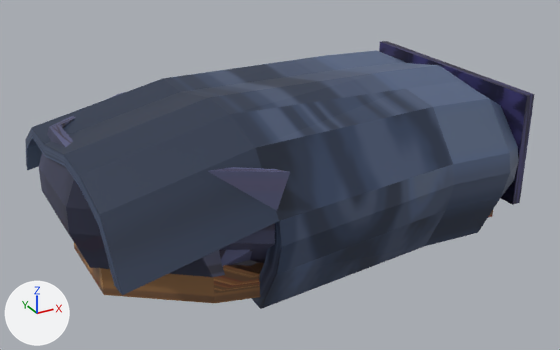
Before and after pictures for a commit that changed the Blender file Assets/Art/RoomConstruction.blend.
Camera for both pictures: a 50 mm camera at (-62.1, -153.5, 75.4) aimed at (7.8, -26.4, 11.8). Lighting does not change. The marker at lower left points along +X, +Y and +Z.

Script lines for the objects in view, before the commit:
```python
mat_material_001 = principled_material('Material.001')
mat_material_001.texture = img_floorblue_png
mat_material_003 = principled_material('Material.003')
mat_material_003.texture = img_backwallpurple_png
me_cube = bpy.data.meshes.new('Cube')
me_cube.from_pydata(...)  # 78 vertices, 63 faces; spans x -1.39..1.0, y -1.21..1.21, z -1.0..10.97
me_cube.materials.append(mat_material)  # picture img_floororange_png
me_cube_005 = bpy.data.meshes.new('Cube.005')
me_cube_005.from_pydata(...)  # 120 vertices, 118 faces; spans x -2.4..2.3, y -2.4..56.9, z -1.6..0.8
me_cube_005.materials.append(mat_material_001)  # picture img_floorblue_png
me_cube_006 = bpy.data.meshes.new('Cube.006')
me_cube_006.from_pydata(...)  # a box spanning x -1.0..1.0, y -1.0..1.0, z -1.0..1.0
me_cube_006.materials.append(mat_material_004)  # picture img_frontwallpurple_png
me_cube_007 = bpy.data.meshes.new('Cube.007')
me_cube_007.from_pydata(...)  # 48 vertices, 46 faces; spans x -3.8..29.7, y -1.5..1.3, z -1.3..1.0
me_cube_007.materials.append(mat_material_003)  # picture img_backwallpurple_png
# before: 0 (16.7, -1.2, -1.0) at pixel (212, 277), 12 (29.7, -1.0, -1.3), 30 (13.8, -1.2, -0.3), 31 (25.2, -1.5, -0.3) at pixel (274, 243)
ob_backwall = bpy.data.objects.new('BackWall', me_cube_006)
ob_backwall.location = (53.0, -22.8, 15.8)
ob_backwall.scale = (1.0, 25.0, 12.0)
ob_centerroof = bpy.data.objects.new('CenterRoof', me_cube_005)
ob_centerroof.location = (12.2, -51.6, 12.6)
ob_centerroof.rotation_euler = (0.259, -0.0256, 0.0963)  # degrees (15, -1.5, 5.5)
ob_centerroof.scale = (20.0, 1.0, 16.0)
ob_rearroof = bpy.data.objects.new('RearRoof', me_cube_007)
ob_rearroof.location = (-33.0, -22.8, 15.3)
ob_rearroof.scale = (1.0, 20.0, 10.0)
ob_terrain = bpy.data.objects.new('Terrain', me_cube)
ob_terrain.location = (16.6, -22.9, 0.0)
ob_terrain.scale = (35.0, 20.0, 1.0)
```
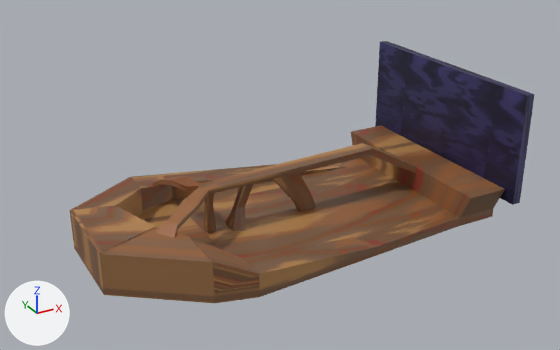
Location of each change, [x1, y1, x2, y2] in pixels of the pictures (560 x 350 px; the box of a moved part takes in the faces that stretch with it):
'CenterRoof', hidden (blue): before [25, 50, 518, 309]
'Elevation.003', added (brown): after [70, 206, 214, 294]
'RearRoof', hidden (blue): before [39, 91, 290, 277]
'Spawn', added (brown): after [351, 126, 505, 218]
'Elevation.004', added (brown): after [190, 237, 377, 294]
'Elevation.001', added (brown): after [70, 174, 173, 226]
'Elevation.002', added (brown): after [161, 163, 345, 199]
'Walkway.002', added (brown): after [155, 187, 208, 238]
'Walkway.001', added (brown): after [273, 172, 315, 211]
'Walkway.002Tile', added (brown): after [225, 184, 253, 231]
'Walkway.005', added (brown): after [363, 143, 418, 173]
'Walkway.004', added (brown): after [153, 176, 200, 191]
'Walkway.003', added: after [204, 193, 216, 232]
part 1 of me_cube, deleted (brown): before [92, 263, 264, 294]
part 2 of me_cube_007, moved or reshaped (not visible afterwards): before [66, 208, 275, 277]
'BackWall', unchanged, uncovered by the edit: before [379, 41, 535, 205]; after [375, 41, 535, 205]
'Walkway', unchanged, uncovered by the edit: after [198, 143, 372, 195]

Patch to the scene script:
```diff
--- a/Assets/Art/RoomConstruction.blend.py
+++ b/Assets/Art/RoomConstruction.blend.py
@@ mat_material_003 @@
 mat_material_003 = principled_material('Material.003')
-mat_material_003.texture = img_backwallpurple_png
+mat_material_003.texture = img_backwallgreen_png
@@ mat_material_001 @@
 mat_material_001 = principled_material('Material.001')
-mat_material_001.texture = img_floorblue_png
+mat_material_001.texture = img_frontwallgreen_png
@@ me_cube @@
 # used by ob_terrain; location = (16.6, -22.9, 0.0); scale = (35.0, 20.0, 1.0)
-me_cube.from_pydata(...)  # 78 vertices, 63 faces; spans x -1.39..1.0, y -1.21..1.21, z -1.0..10.97
+me_cube.from_pydata(...)  # 50 vertices, 25 faces; spans x -1.39..1.0, y -1.21..1.21, z -1.0..10.97
+# me_cube part 1
+# 28 vertices are removed from x -1.39..1.0, y -1.21..1.21, z 3.85..8.38
+# 38 faces are deleted
 me_cube.materials.append(mat_material)
@@ me_cube_007 @@
 me_cube_007.from_pydata(...)  # 48 vertices, 46 faces; spans x -3.8..29.7, y -1.5..1.3, z -1.3..1.0
 # used by ob_rearroof; location = (-33.0, -22.8, 15.3); scale = (1.0, 20.0, 10.0)
+# me_cube_007 part 2
+for i in [0, 12, 30, 31]: me_cube_007.vertices[i].co += Vector((0.0, -0.2, 0.0))
 me_cube_007.materials.append(mat_material_003)
@@ ob_rearroof @@
 ob_rearroof.scale = (1.0, 20.0, 10.0)
+ob_rearroof.hide_set(True)
@@ ob_centerroof @@
 ob_centerroof.scale = (20.0, 1.0, 16.0)
+ob_centerroof.hide_set(True)
@@ ob_walkway_005 @@
+ob_walkway_005 = bpy.data.objects.new('Walkway.005', me_cube_008)  # 8 vertices, 4 faces; spans x 0.42..0.76, y -0.23..0.23, z 5.23..12.42; in mat_material_002 (picture img_floororange_png)
+ob_walkway_005.location = (16.6, -22.9, 0.0)
+ob_walkway_005.scale = (35.0, 20.0, 1.0)
@@ ob_walkway_002 @@
+ob_walkway_002 = bpy.data.objects.new('Walkway.002', me_cube_004)  # 16 vertices, 12 faces; spans x -1.09..-0.69, y -0.57..-0.01, z 5.95..11.47; in mat_material_002 (picture img_floororange_png)
+ob_walkway_002.location = (16.6, -22.9, 0.0)
+ob_walkway_002.scale = (35.0, 20.0, 1.0)
@@ ob_walkway_002tile @@
+ob_walkway_002tile = bpy.data.objects.new('Walkway.002Tile', me_cube_017)  # 16 vertices, 9 faces; spans x -0.55..-0.38, y -0.18..0.21, z 0.12..11.51; in mat_material_002 (picture img_floororange_png)
+ob_walkway_002tile.location = (16.6, -22.9, 0.0)
+ob_walkway_002tile.scale = (35.0, 20.0, 1.0)
@@ ob_walkway_001 @@
+ob_walkway_001 = bpy.data.objects.new('Walkway.001', me_cube_009_1)  # 20 vertices, 13 faces; spans x -0.27..0.04, y -0.05..0.05, z 0.78..11.42; in mat_material_002 (picture img_floororange_png)
+ob_walkway_001.location = (16.6, -22.9, 0.0)
+ob_walkway_001.scale = (35.0, 20.0, 1.0)
@@ ob_walkway_003 @@
+ob_walkway_003 = bpy.data.objects.new('Walkway.003', me_cube_012)  # 16 vertices, 9 faces; spans x -0.69..-0.63, y -0.05..0.05, z 1.43..11.34; in mat_material_002 (picture img_floororange_png)
+ob_walkway_003.location = (16.6, -22.9, 0.0)
+ob_walkway_003.scale = (35.0, 20.0, 1.0)
@@ ob_elevation_004 @@
+ob_elevation_004 = bpy.data.objects.new('Elevation.004', me_cube_016)  # 14 vertices, 6 faces; spans x -0.92..0.09, y -1.21..-0.57, z 1.0..7.45; in mat_material (picture img_floororange_png)
+ob_elevation_004.location = (16.6, -22.9, 0.0)
+ob_elevation_004.scale = (35.0, 20.0, 1.0)
@@ ob_elevation_003 @@
+ob_elevation_003 = bpy.data.objects.new('Elevation.003', me_cube_015)  # 14 vertices, 6 faces; spans x -1.39..-0.92, y -1.11..0.5, z 1.0..8.36; in mat_material (picture img_floororange_png)
+ob_elevation_003.location = (16.6, -22.9, 0.0)
+ob_elevation_003.scale = (35.0, 20.0, 1.0)
@@ ob_elevation_002 @@
+ob_elevation_002 = bpy.data.objects.new('Elevation.002', me_cube_014)  # 8 vertices, 3 faces; spans x -0.7..0.57, y 0.72..1.21, z 0.86..4.86; in mat_material (picture img_floororange_png)
+ob_elevation_002.location = (16.6, -22.9, 0.0)
+ob_elevation_002.scale = (35.0, 20.0, 1.0)
@@ ob_elevation_001 @@
+ob_elevation_001 = bpy.data.objects.new('Elevation.001', me_cube_013)  # 14 vertices, 6 faces; spans x -1.39..-0.7, y 0.29..1.21, z 1.0..8.38; in mat_material (picture img_floororange_png)
+ob_elevation_001.location = (16.6, -22.9, 0.0)
+ob_elevation_001.scale = (35.0, 20.0, 1.0)
@@ ob_walkway_004 @@
+ob_walkway_004 = bpy.data.objects.new('Walkway.004', me_cube_011)  # 20 vertices, 16 faces; spans x -0.83..-0.69, y 0.01..0.97, z 3.96..11.47; in mat_material_002 (picture img_floororange_png)
+ob_walkway_004.location = (16.6, -22.9, 0.0)
+ob_walkway_004.scale = (35.0, 20.0, 1.0)
@@ ob_spawn @@
+ob_spawn = bpy.data.objects.new('Spawn', me_cube_002)  # 8 vertices, 4 faces; spans x 0.73..1.0, y -1.13..1.11, z 1.0..6.68; in mat_material (picture img_floororange_png)
+ob_spawn.location = (16.6, -22.9, 0.0)
+ob_spawn.scale = (35.0, 20.0, 1.0)
```
